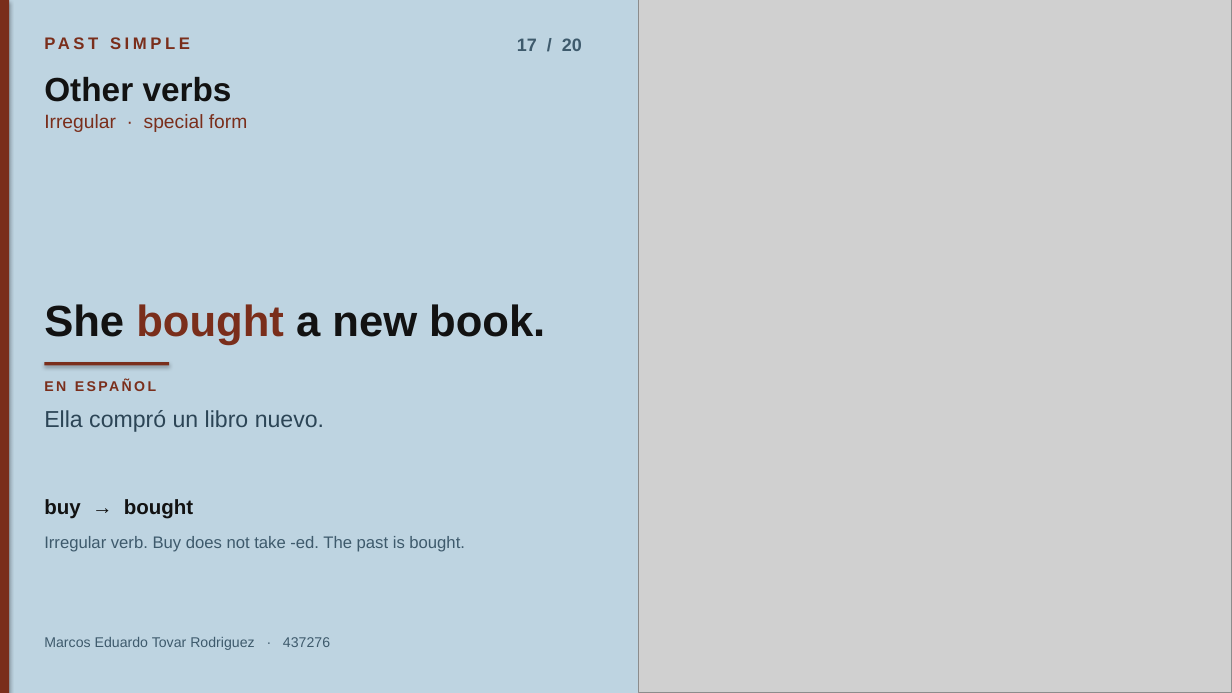
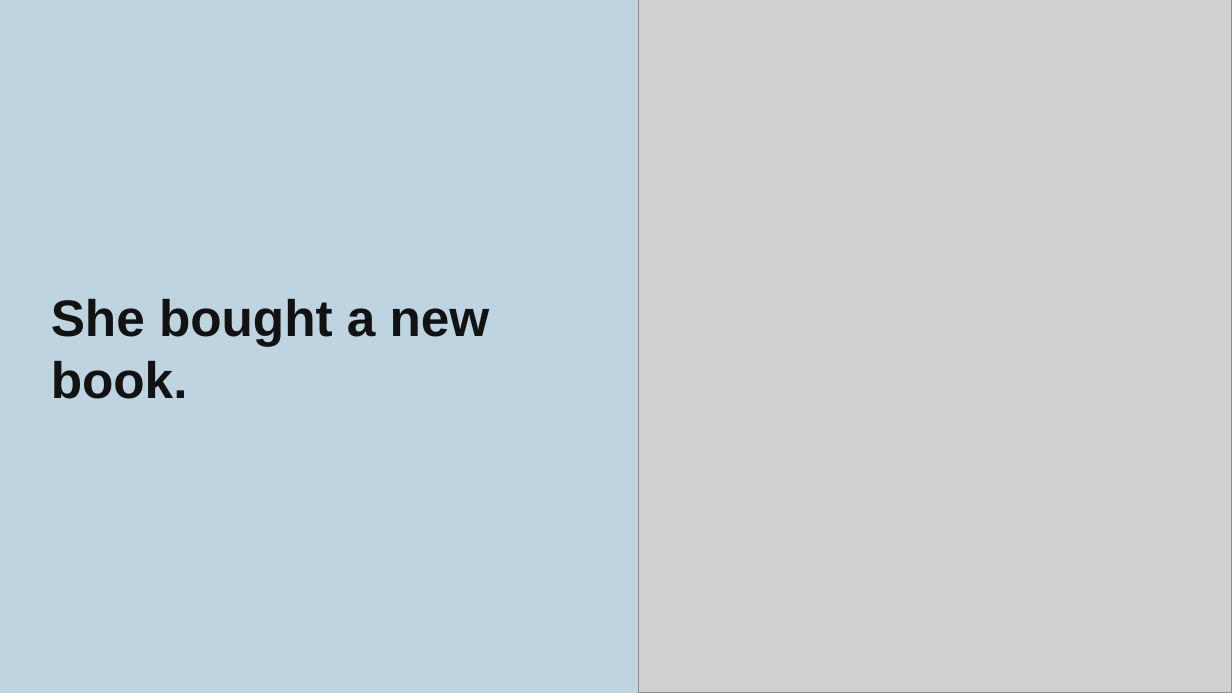
Before and after one commit to etovar-bit/practicaevtetovar, a slide deck: slide 18 of Past_simple_Marcos_Eduardo_Tovar.pptx. Drawn at 1232x693 pixels with LibreOffice and Linux fonts; fonts in the diff are those of the drawing; grey boxes stand for pictures. Boxes give left, top, right and bottom in pixels: in the first picture for what was removed or moved away, otherwise in the second. Text is boxed around its words. In the diff, an @@ line names an element or a change of style, - is before the commit and + after.

```diff
--- a/Past_simple_Marcos_Eduardo_Tovar.pptx
+++ b/Past_simple_Marcos_Eduardo_Tovar.pptx
@@ rectangle removed at box(0, 0, 9, 693) @@
@@ text removed at box(44, 33, 377, 63) @@
-PAST SIMPLE
@@ text removed at box(517, 38, 582, 51) @@
-17 / 20
@@ text removed at box(44, 77, 232, 102) @@
-Other verbs
@@ text removed at box(44, 114, 247, 132) @@
-Irregular · special form
@@ text "She bought a new book.": place and size @@
-text "She bought a new book." at box(44, 304, 545, 345)
+text "She bought a new book." at box(51, 299, 490, 399)
@@ text "She bought a new book." at box(51, 299, 490, 399): size 34 to 40 pt; text colour #7A2E1B to #121212 in "bought"; line spacing 0.98 to 1.02; vertical alignment bottom to middle @@
@@ rectangle removed at box(44, 362, 169, 366) @@
@@ text removed at box(44, 377, 580, 401) @@
-EN ESPAÑOL
@@ text removed at box(44, 410, 324, 432) @@
-Ella compró un libro nuevo.
@@ text removed at box(44, 499, 193, 519) @@
-buy → bought
@@ text removed at box(44, 536, 465, 552) @@
-Irregular verb. Buy does not take -ed. The past is bought.
@@ text removed at box(44, 637, 330, 650) @@
-Marcos Eduardo Tovar Rodriguez · 437276
```
Also in this commit, not shown: 18 other slides changed, 1 slide added, 1 slide removed.
